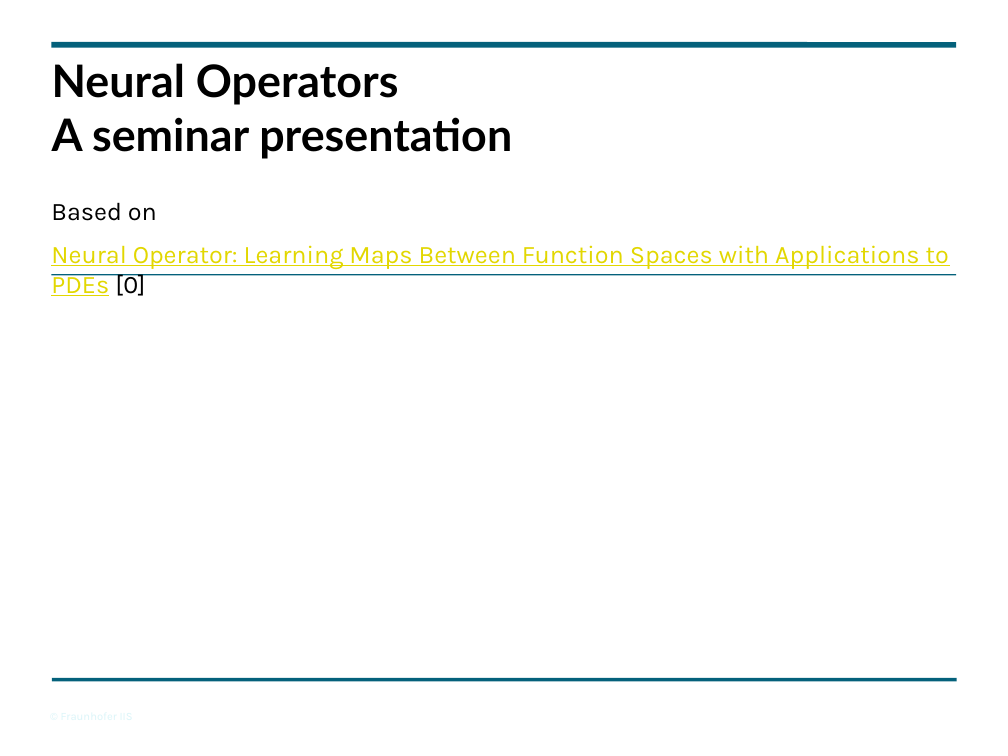
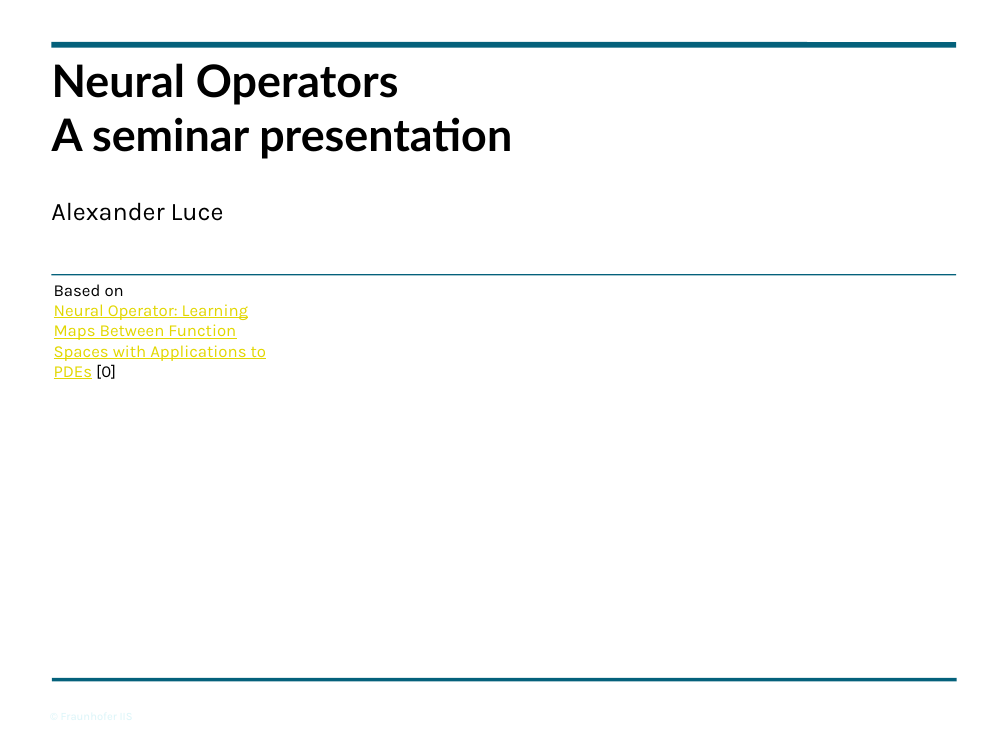
Before and after one commit to Nerrror/NeuralOperator, a slide deck: slide 1 of NeuralOperator.pptx. Drawn at 1008x756 pixels with LibreOffice and Linux fonts; fonts in the diff are those of the drawing; background and template pictures are left out. Boxes give left, top, right and bottom in pixels: in the first picture for what was removed or moved away, otherwise in the second. Text is boxed around its words. In the diff, an @@ line names an element or a change of style, - is before the commit and + after.

```diff
--- a/NeuralOperator.pptx
+++ b/NeuralOperator.pptx
@@ subtitle at bbox=[51, 202, 224, 221]: text changed; text colour #E2D700 to #000000 @@
-Based on
-Neural Operator: Learning Maps Between Function Spaces with Applications to PDEs [0]
+Alexander Luce
@@ text added at bbox=[54, 284, 266, 379], 12 pt, text #E2D700, underline @@
+Based on
+Neural Operator: Learning Maps Between Function Spaces with Applications to PDEs [0]
```
Also in this commit, not shown: 8 other slides changed, 7 slides added, 1 slide removed.
